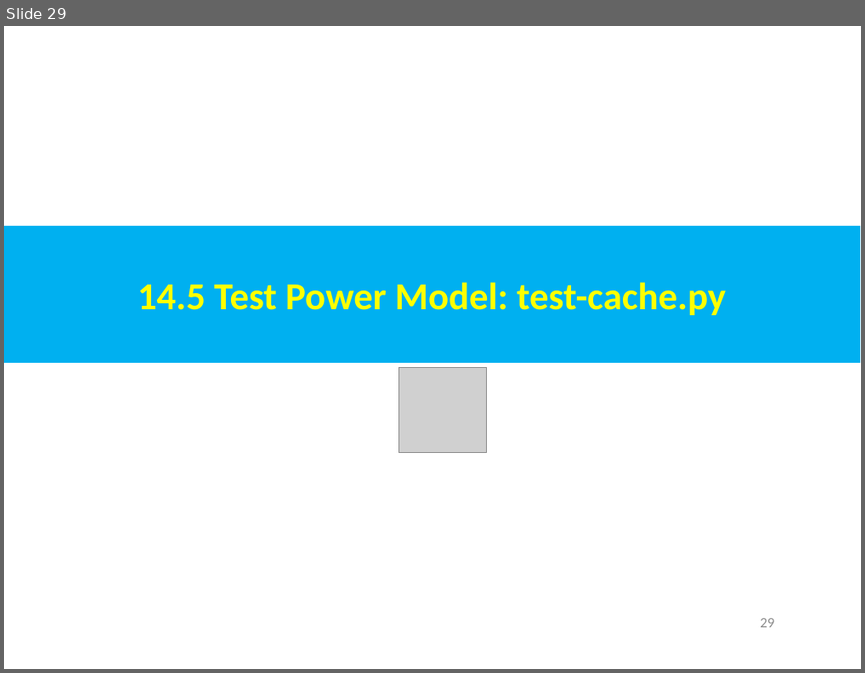
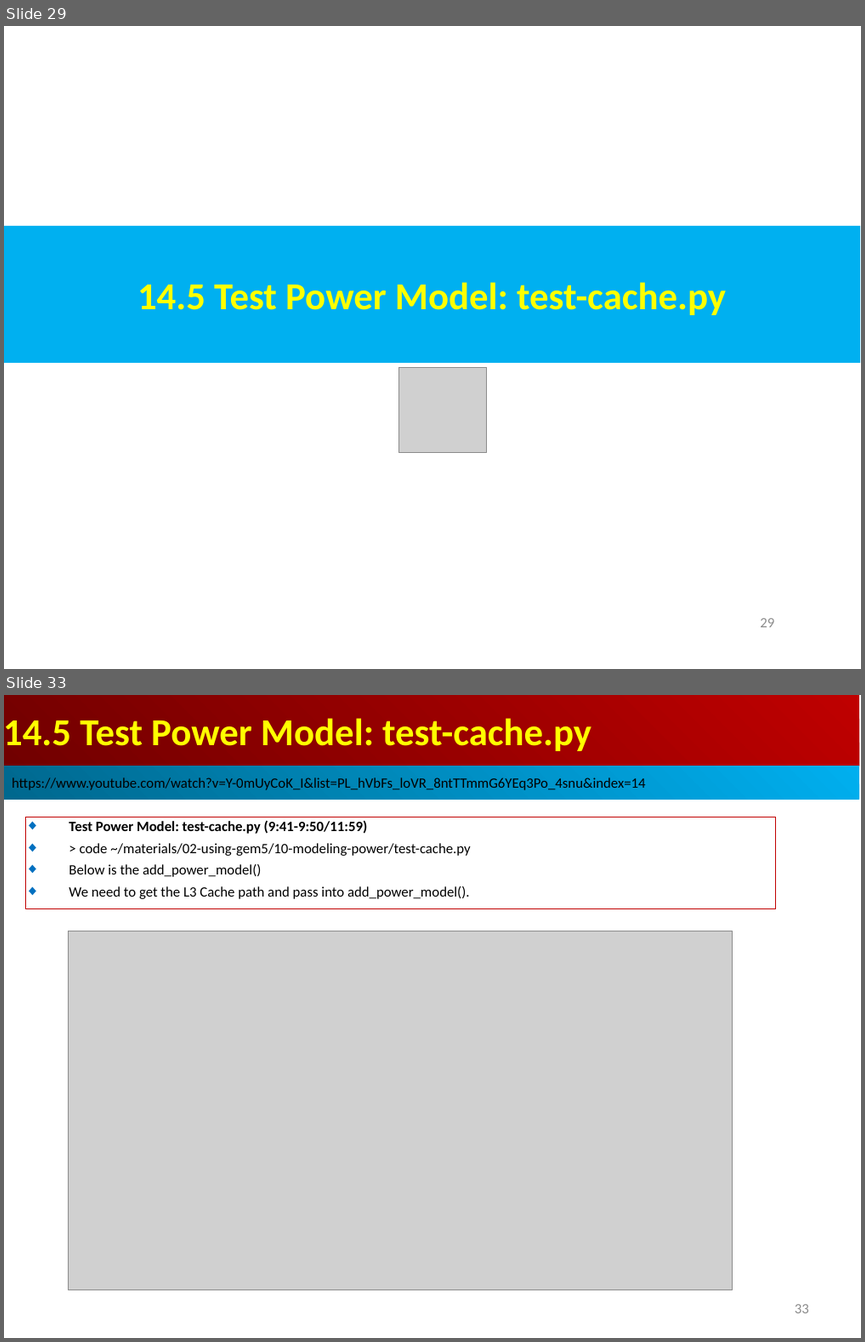
Before and after one commit to peterhchen/AIU_CS850_Gem5_McPAT, a slide deck: 050_Gem5/014.PwrMod/000_Video/014.PowerModel.ppt. Shown one above the other, each under a label of ours: slide 29 before the commit, slides 29 and 33 after it; the slides between them are not shown. The pictures are 865x673 and 865x1342 pixels, drawn with LibreOffice and Linux fonts; fonts in the diff are those of the drawing; grey boxes stand for pictures. Boxes give left, top, right and bottom in pixels: in the first picture for what was removed or moved away, otherwise in the second. Text is boxed around its words. In the diff, an @@ line names an element or a change of style, - is before the commit and + after.

```diff
--- a/050_Gem5/014.PwrMod/000_Video/014.PowerModel.ppt
+++ b/050_Gem5/014.PwrMod/000_Video/014.PowerModel.ppt
@@ slide 33 added at [4,695,861,1338], background #FFFFFF @@
@@ rectangle added at [4,695,859,766], fill gradient #BF0000 to #710000, 32 pt, text #FFFF00, bold @@
+14.5 Test Power Model: test-cache.py
@@ rectangle added at [4,766,859,800], fill gradient #00AFEF to #00688E, 12 pt, text #000000 @@
+https://www.youtube.com/watch?v=Y-0mUyCoK_I&list=PL_hVbFs_loVR_8ntTTmmG6YEq3Po_4snu&index=14
@@ rectangle added at [25,817,775,909], outline #C00000 0.74 pt, 12 pt, text #000000 @@
+◆ Test Power Model: test-cache.py (9:41-9:50/11:59)
+◆ > code ~/materials/02-using-gem5/10-modeling-power/test-cache.py
+◆ Below is the add_power_model()
+◆ We need to get the L3 Cache path and pass into add_power_model().
@@ picture added at [69,930,732,1290] @@
@@ page number added at [794,1304,809,1313], 12 pt, text #8B8B8B @@
+33
```
Also in this commit, not shown: 3 slides changed, 5 other slides added.
